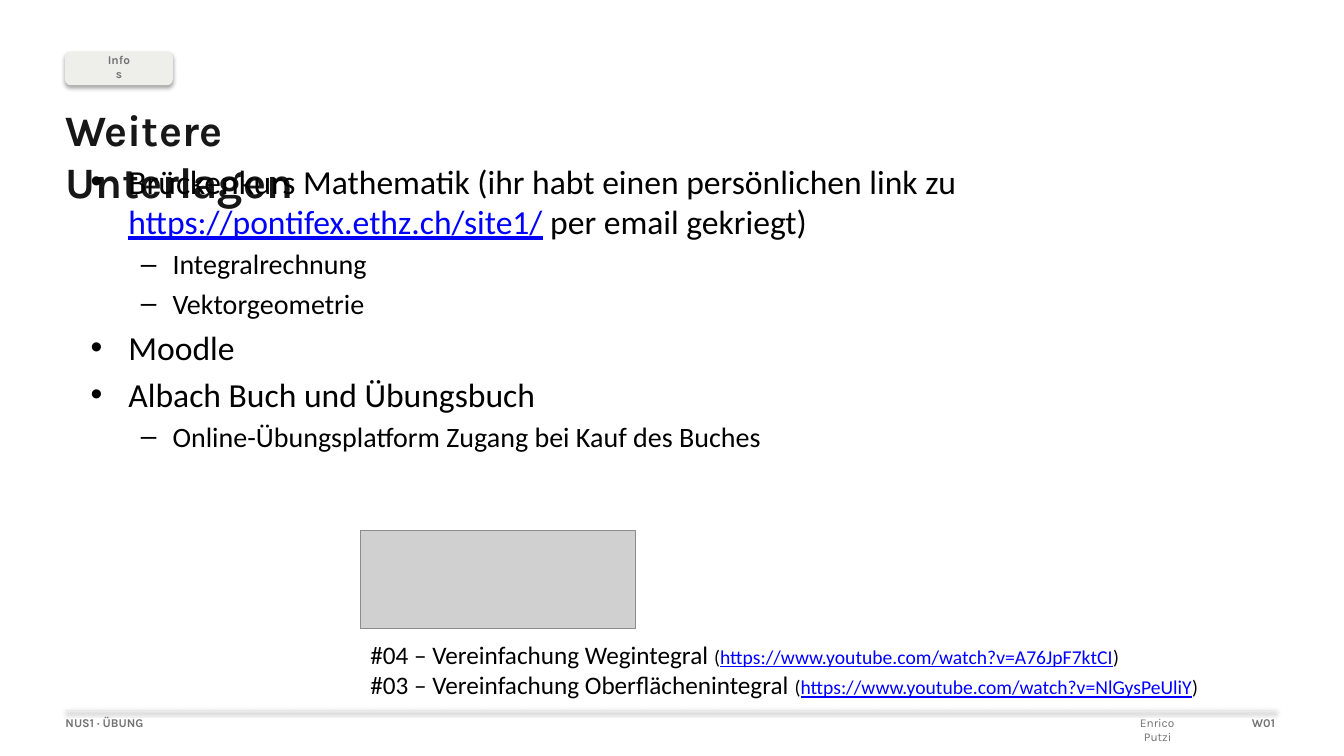
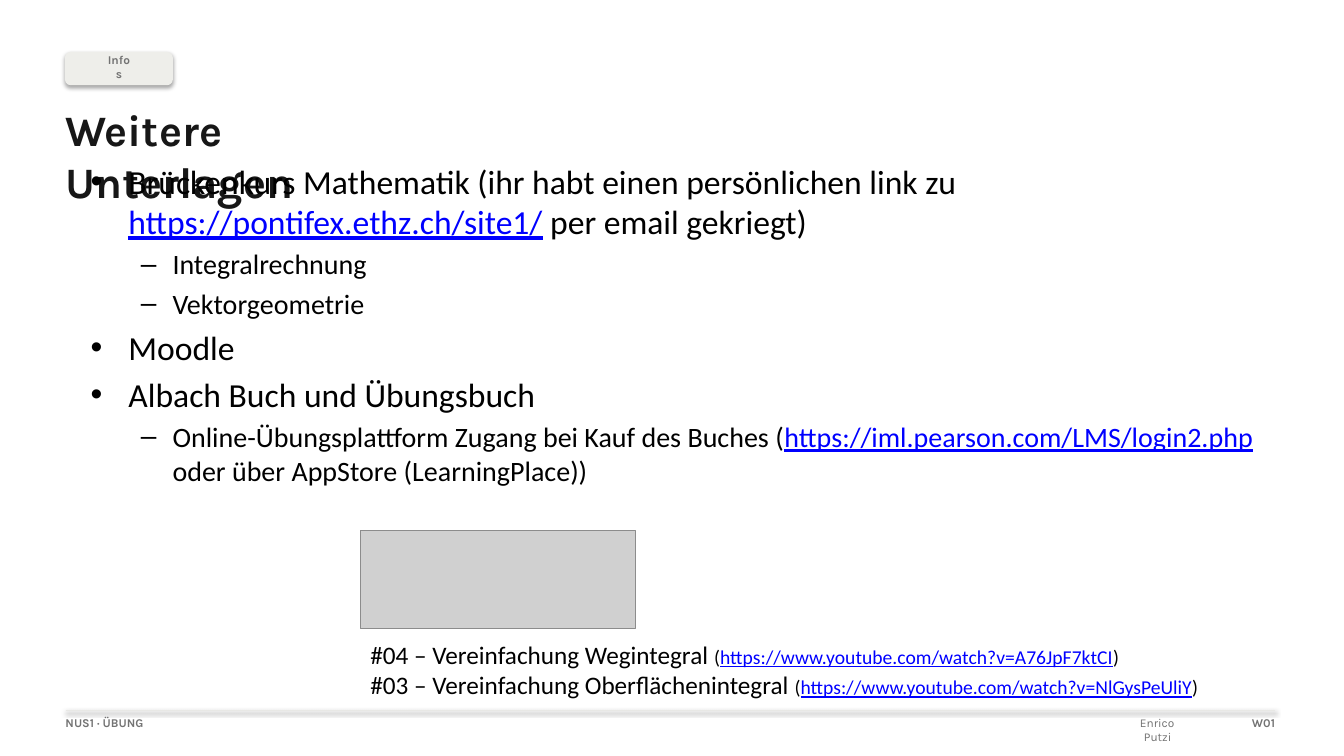
Before and after one commit to eputzi/eputzi.github.io, a slide deck: slide 5 of courses/nus1/files/tips/Organisatorisches.pptx. Drawn at 1344x756 pixels with LibreOffice and Linux fonts; fonts in the diff are those of the drawing; grey boxes stand for pictures. Boxes give left, top, right and bottom in pixels: in the first picture for what was removed or moved away, otherwise in the second. Text is boxed around its words. In the diff, an @@ line names an element or a change of style, - is before the commit and + after.

```diff
--- a/courses/nus1/files/tips/Organisatorisches.pptx
+++ b/courses/nus1/files/tips/Organisatorisches.pptx
@@ text at <box>173,424,1252,486</box>: text changed @@
-  – Online-Übungsplatform Zugang bei Kauf des Buches
+  – Online-Übungsplattform Zugang bei Kauf des Buches (https://iml.pearson.com/LMS/login2.php oder über AppStore (LearningPlace))
```
Also in this commit, not shown: 4 other slides changed, 5 other files.
